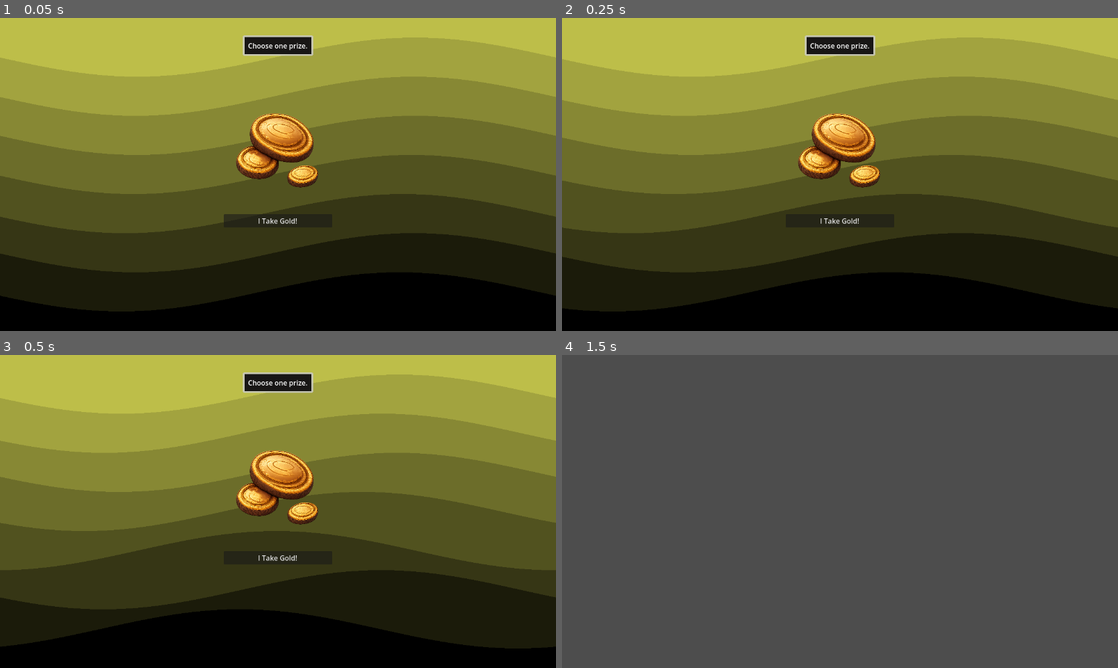
Above: before the commit, frames 1-4 (two rows, left to right).
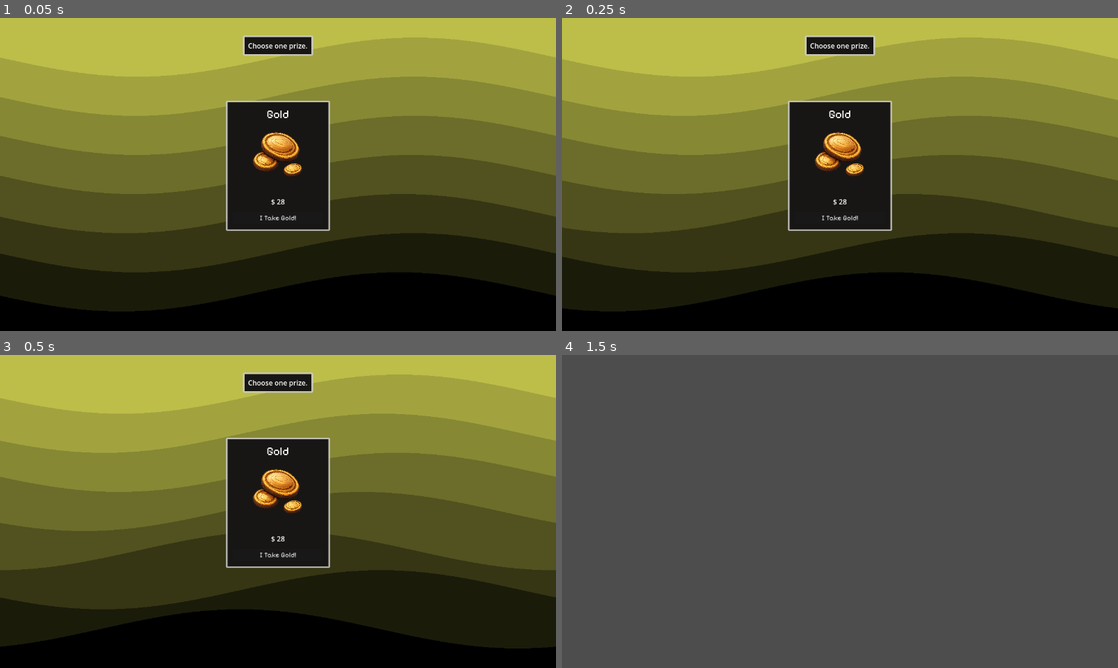
Above: after the commit, the same moments.

Repository: GaraGentor/Mon-Rogue
Game: Godot game, scene res://script/scenes/treasure/treasure.tscn
Same seed, same stepped clock (60 frames per second), same inputs: the game is played once before the commit and once after it. This scene is started directly instead of the project's main scene.
Inputs (mouse positions are in pixels of both pictures, inside the frame that each line leads up to):
- Up to frame 1 (0.05 s): no input
- Up to frame 2 (0.25 s): no input
- Up to frame 3 (0.5 s): no input
- Up to frame 4 (1.5 s): click "I Take Gold!" at 0.5 s; tap Enter (ui_accept) at 1.25 s; move the mouse to (962, 495) at 1.27 s; hold Right (ui_right) from 1.28 s (still down); tap Shift at 1.35 s; click (962, 495) at 1.42 s

The runs differ from the first frame. In frame 1, 6.9% of the frame differs, in the area x 40-60%, y 26-68%; in frame 2, 6.9%; in frame 3, 6.9%; in frame 4, nothing differs.

Commit message:
treasure
treasure

Diff:
--- a/localization/translations.csv
+++ b/localization/translations.csv
@@ -134,6 +134,11 @@
 TRAINER_MONSTER_2,Monster 2,Monster 2
 TREASURE_TAKE_GOLD,I Take Gold!,Ich nehme Gold!
 TREASURE_CHOOSE,Choose one prize.,Wähle einen Preis.
+TREASURE_GOLD,Gold,Gold
+TREASURE_TAKE,Take!,Nehmen!
+TREASURE_POTION,{element} Potion,{element}-Trank
+TREASURE_POTION_DESC,Adds the element {element} to one of your monsters.,Fügt einem deiner Monster das Element {element} hinzu.
+TREASURE_POTION_CHOOSE_MON,Which monster drinks the potion?,Welches Monster trinkt den Trank?
 WORLDMAP_BOSS,BOSS,BOSS
 WORLDMAP_BOSS_SHARDS,Boss Shards: {amount},Boss-Splitter: {amount}
 WORLDMAP_MONEY,M: {amount},M: {amount}
--- a/script/globals/relics.gd
+++ b/script/globals/relics.gd
@@ -17,12 +17,16 @@
 
 signal relics_changed
 
+## Gewöhnliche Relics gibt es auch in Schätzen, seltene nur als Boss-Belohnung und im Shop
+enum Rarity { COMMON, RARE }
+
 # var statt const: Lambdas sind keine konstanten Ausdrücke
 var RELICS := {
 	"extra_move": {
 		"name": "RELIC_EXTRA_MOVE",
 		"description": "RELIC_EXTRA_MOVE_DESC",
 		"icon": "res://assets/ui/icons/sword.svg",
+		"rarity": Rarity.RARE,
 		"hooks": {
 			# nur eigene Monster profitieren
 			"moves": func(value: int, mon: Monster) -> int: return value + 1 if State.mons.has(mon) else value,
@@ -32,6 +36,7 @@
 		"name": "RELIC_LUCKY_CHARM",
 		"description": "RELIC_LUCKY_CHARM_DESC",
 		"icon": "res://assets/ui/icons/sparkle.svg",
+		"rarity": Rarity.COMMON,
 		"hooks": {
 			"catch_chance": func(value: float, _mon: Monster) -> float: return value * 1.25,
 		},
@@ -40,6 +45,7 @@
 		"name": "RELIC_GOLDEN_IDOL",
 		"description": "RELIC_GOLDEN_IDOL_DESC",
 		"icon": "res://assets/ui/icons/firework (1).svg",
+		"rarity": Rarity.COMMON,
 		"hooks": {
 			"battle_ep": func(value: int, _ctx) -> int: return roundi(value * 1.3),
 		},
@@ -52,9 +58,9 @@
 func has_relic(id: String) -> bool:
 	return State.relics.has(id)
 
-## Relics, die in diesem Run noch nicht gesammelt wurden
-func get_unowned() -> Array:
-	return RELICS.keys().filter(func(id): return not has_relic(id))
+## Relics, die in diesem Run noch nicht gesammelt wurden, optional nur einer Seltenheit
+func get_unowned(rarity: int = -1) -> Array:
+	return RELICS.keys().filter(func(id): return not has_relic(id) and (rarity < 0 or RELICS[id].rarity == rarity))
 
 func add_relic(id: String) -> void:
 	if not RELICS.has(id) or has_relic(id):
--- a/script/scenes/treasure/treasure.gd
+++ b/script/scenes/treasure/treasure.gd
@@ -1,5 +1,184 @@
 extends Control
 
-func _on_gold_button_pressed() -> void:
-	State.ep += randi_range(20,50)
+## Schatz: Gold oder ein Bonus-Preis, einer davon darf genommen werden.
+## Der Bonus ist meist ein Edelstein, sonst ein Element-Trank oder selten ein gewöhnliches Relic.
+## Edelstein und Trank werden danach einem eigenen Monster gegeben.
+
+const GemField = preload("res://script/scenes/gems/gems.gd")
+
+const CARD_SIZE := Vector2(240, 300)
+
+## Gold: Grundbetrag plus Zuschlag pro Biom-Tiefe (State.map_level)
+const GOLD_MIN := 20
+const GOLD_MAX := 50
+const GOLD_PER_DEPTH := 10
+
+## Gewichte für den Bonus-Preis
+const BONUS_WEIGHTS := {"gem": 60, "potion": 30, "relic": 10}
+
+const ELEMENTS := [Enums.MON_TYPES.EARTH, Enums.MON_TYPES.AIR, Enums.MON_TYPES.WATER, Enums.MON_TYPES.FIRE]
+
+var label_theme = preload("res://script/ui/materials/battle_labels.tres")
+var card_box = preload("res://script/ui/materials/monster_widget_boxes.tres")
+var gold_icon = preload("res://assets/ui/boss_shard/ChatGPT Image 26. Dez. 2025, 16_38_12.png")
+var gem_icon = preload("res://assets/ui/boss_shard/a_rare_crystal_with_some_spark.jpeg")
+var element_pill = preload("res://script/scenes/shop/element_pill.tscn")
+
+@export var title: Label
+@export var card_row: HBoxContainer
+
+var _depth: int
+
+func _ready() -> void:
+	_depth = clampi(State.map_level, 0, GemField.BONUS_BY_DEPTH.size() - 1)
+	var gold := randi_range(GOLD_MIN, GOLD_MAX) + _depth * GOLD_PER_DEPTH
+	_add_card(tr("TREASURE_GOLD"), "$ " + str(gold), _texture_icon(gold_icon), tr("TREASURE_TAKE_GOLD"), _on_gold_chosen.bind(gold))
+	_add_bonus_card()
+
+func _on_gold_chosen(gold: int) -> void:
+	State.ep += gold
 	queue_free()
+
+func _add_bonus_card() -> void:
+	if State.mons.is_empty():
+		return
+	match _roll_bonus():
+		"relic":
+			var commons = Relics.get_unowned(Relics.Rarity.COMMON)
+			if not commons.is_empty():
+				_add_relic_card(commons.pick_random())
+				return
+		"potion":
+			# nur Elemente, die noch mindestens einem Monster fehlen
+			var elements = ELEMENTS.filter(func(e): return _mons_without(e).size() > 0)
+			if not elements.is_empty():
+				_add_potion_card(elements.pick_random())
+				return
+	# Fallback, falls kein passendes Relic oder Element übrig ist
+	_add_gem_card(GemField.STATS.keys().pick_random())
+
+func _roll_bonus() -> String:
+	var total := 0
+	for w in BONUS_WEIGHTS.values():
+		total += w
+	var roll := randi_range(1, total)
+	for kind in BONUS_WEIGHTS:
+		roll -= BONUS_WEIGHTS[kind]
+		if roll <= 0:
+			return kind
+	return "gem"
+
+# ── Edelstein ─────────────────────────
+
+func _add_gem_card(stat: String) -> void:
+	var bonus: float = GemField.BONUS_BY_DEPTH[_depth]
+	var info: Dictionary = GemField.STATS[stat]
+	var text = tr("GEM_DESC").format({"stat": tr(info.stat).trim_suffix(":"), "value": roundi(bonus * 100)})
+	_add_card(tr(info.name), text, _texture_icon(gem_icon, info.color), tr("TREASURE_TAKE"), _on_gem_chosen.bind(stat, bonus))
+
+func _on_gem_chosen(stat: String, bonus: float) -> void:
+	_show_step(tr("GEM_CHOOSE_MON"))
+	var info: Dictionary = GemField.STATS[stat]
+	for mon: Monster in State.mons:
+		var stat_name = tr(info.stat).trim_suffix(":")
+		var text = "%s +%d%%\n%s" % [stat_name, roundi(bonus * 100), tr("GEM_CURRENT").format({"value": roundi((mon.gem_factor(stat) - 1.0) * 100)})]
+		_add_card(Helper.mon_display_name(mon._name), text, _texture_icon(gem_icon, info.color), tr("GEM_GIVE"), _on_gem_given.bind(mon, stat, bonus))
+
+func _on_gem_given(mon: Monster, stat: String, bonus: float) -> void:
+	mon.add_gem(stat, bonus)
+	queue_free()
+
+# ── Element-Trank ─────────────────────────
+
+func _add_potion_card(element: int) -> void:
+	var element_name = tr(ColorMap.get_combo(element).label)
+	var text = tr("TREASURE_POTION_DESC").format({"element": element_name})
+	_add_card(tr("TREASURE_POTION").format({"element": element_name}), text, _potion_icon(element), tr("TREASURE_TAKE"), _on_potion_chosen.bind(element))
+
+func _on_potion_chosen(element: int) -> void:
+	_show_step(tr("TREASURE_POTION_CHOOSE_MON"))
+	for mon: Monster in _mons_without(element):
+		var new_type = ColorMap.add_element(mon._type, element)
+		var text = "%s\n%s %s" % [tr(ColorMap.get_combo(mon._type).label), tr("SHOP_CHANGES_TO"), tr(ColorMap.get_combo(new_type).label)]
+		_add_card(Helper.mon_display_name(mon._name), text, _potion_icon(new_type), tr("GEM_GIVE"), _on_potion_given.bind(mon, element))
+
+func _on_potion_given(mon: Monster, element: int) -> void:
+	mon._type = ColorMap.add_element(mon._type, element)
+	queue_free()
+
+func _mons_without(element: int) -> Array:
+	return State.mons.filter(func(mon): return not ColorMap.has_element(mon._type, element))
+
+# ── Relic ─────────────────────────
+
+func _add_relic_card(id: String) -> void:
+	var relic = Relics.get_relic(id)
+	_add_card(tr(relic.name), tr(relic.description), _texture_icon(load(relic.icon)), tr("TREASURE_TAKE"), _on_relic_chosen.bind(id))
+
+func _on_relic_chosen(id: String) -> void:
+	Relics.add_relic(id)
+	queue_free()
+
+# ── Karten ─────────────────────────
+
+## Schritt 2: Karten leeren, neue Überschrift
+func _show_step(text: String) -> void:
+	title.text = text
+	for child in card_row.get_children():
+		card_row.remove_child(child)
+		child.queue_free()
+
+func _texture_icon(texture: Texture2D, color: Color = Color.WHITE) -> Control:
+	var icon := TextureRect.new()
+	icon.texture = texture
+	icon.modulate = color
+	icon.expand_mode = TextureRect.EXPAND_IGNORE_SIZE
+	icon.stretch_mode = TextureRect.STRETCH_KEEP_ASPECT_CENTERED
+	return icon
+
+## Trank-Kugel aus dem Shop, ohne Preis und nicht ziehbar
+func _potion_icon(type: int) -> Control:
+	var pill = element_pill.instantiate()
+	pill._init_pill(type)
+	pill.money_label.visible = false
+	pill.element_label.visible = false
+	pill.mouse_filter = Control.MOUSE_FILTER_IGNORE
+	for child in pill.find_children("*", "Control", true, false):
+		child.mouse_filter = Control.MOUSE_FILTER_IGNORE
+	return pill
+
+func _add_card(card_title: String, text: String, icon: Control, button_text: String, on_pressed: Callable) -> void:
+	var card := PanelContainer.new()
+	card.custom_minimum_size = CARD_SIZE
+	card.add_theme_stylebox_override("panel", card_box)
+
+	var margin := MarginContainer.new()
+	for side in ["left", "top", "right", "bottom"]:
+		margin.add_theme_constant_override("margin_" + side, 12)
+	card.add_child(margin)
+
+	var box := VBoxContainer.new()
+	box.add_theme_constant_override("separation", 12)
+	margin.add_child(box)
+
+	var label := Label.new()
+	label.theme = label_theme
+	label.text = card_title
+	label.horizontal_alignment = HORIZONTAL_ALIGNMENT_CENTER
+	box.add_child(label)
+
+	icon.size_flags_vertical = Control.SIZE_EXPAND_FILL
+	box.add_child(icon)
+
+	var description := Label.new()
+	description.text = text
+	description.autowrap_mode = TextServer.AUTOWRAP_WORD_SMART
+	description.horizontal_alignment = HORIZONTAL_ALIGNMENT_CENTER
+	box.add_child(description)
+
+	var button := Button.new()
+	button.theme = label_theme
+	button.text = button_text
+	button.pressed.connect(on_pressed)
+	box.add_child(button)
+	card_row.add_child(card)
--- a/script/scenes/treasure/treasure.tscn
+++ b/script/scenes/treasure/treasure.tscn
@@ -1,9 +1,8 @@
-[gd_scene load_steps=8 format=3 uid="uid://c3ubam1ngmpg5"]
+[gd_scene load_steps=7 format=3 uid="uid://c3ubam1ngmpg5"]
 
 [ext_resource type="StyleBox" uid="uid://bdq0txb6w7gmt" path="res://script/ui/materials/monster_widget_boxes.tres" id="1_8j781"]
 [ext_resource type="Script" path="res://script/scenes/treasure/treasure.gd" id="1_jikkn"]
 [ext_resource type="Shader" path="res://script/scenes/world_map/map_background.gdshader" id="2_68i5x"]
-[ext_resource type="Texture2D" uid="uid://16kgyrjrsykb" path="res://assets/ui/boss_shard/ChatGPT Image 26. Dez. 2025, 16_38_12.png" id="3_eqmyk"]
 
 [sub_resource type="ShaderMaterial" id="ShaderMaterial_0ffkn"]
 shader = ExtResource("2_68i5x")
@@ -18,7 +17,7 @@
 
 [sub_resource type="StyleBoxEmpty" id="StyleBoxEmpty_g1etr"]
 
-[node name="Treasure" type="Control"]
+[node name="Treasure" type="Control" node_paths=PackedStringArray("title", "card_row")]
 layout_mode = 3
 anchors_preset = 15
 anchor_right = 1.0
@@ -26,6 +25,8 @@
 grow_horizontal = 2
 grow_vertical = 2
 script = ExtResource("1_jikkn")
+title = NodePath("MarginContainer2/MarginContainer/Label")
+card_row = NodePath("Panel/MarginContainer/HBoxContainer")
 
 [node name="ColorRect" type="TextureRect" parent="."]
 material = SubResource("ShaderMaterial_0ffkn")
@@ -60,21 +61,8 @@
 [node name="HBoxContainer" type="HBoxContainer" parent="Panel/MarginContainer"]
 layout_mode = 2
 size_flags_vertical = 4
+theme_override_constants/separation = 24
 alignment = 1
-
-[node name="VBoxContainer" type="VBoxContainer" parent="Panel/MarginContainer/HBoxContainer"]
-layout_mode = 2
-
-[node name="TextureRect" type="TextureRect" parent="Panel/MarginContainer/HBoxContainer/VBoxContainer"]
-custom_minimum_size = Vector2(250, 250)
-layout_mode = 2
-texture = ExtResource("3_eqmyk")
-expand_mode = 1
-stretch_mode = 4
-
-[node name="Button" type="Button" parent="Panel/MarginContainer/HBoxContainer/VBoxContainer"]
-layout_mode = 2
-text = "TREASURE_TAKE_GOLD"
 
 [node name="MarginContainer2" type="MarginContainer" parent="."]
 layout_mode = 1
@@ -101,5 +89,3 @@
 [node name="Label" type="Label" parent="MarginContainer2/MarginContainer"]
 layout_mode = 2
 text = "TREASURE_CHOOSE"
-
-[connection signal="pressed" from="Panel/MarginContainer/HBoxContainer/VBoxContainer/Button" to="." method="_on_gold_button_pressed"]
Binary file changed: localization/translations.de.translation
Binary file changed: localization/translations.en.translation
